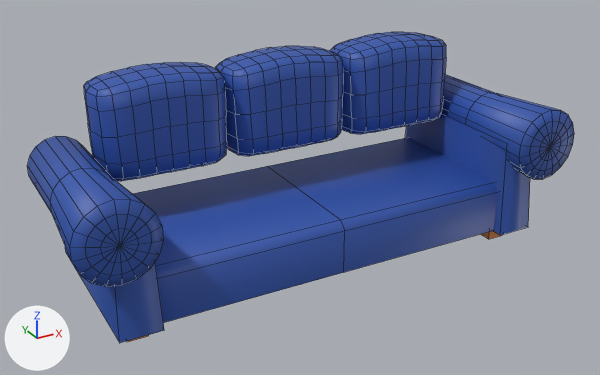
The FBX model womanGameJam2025/Assets/Assets/Props/Soffa.fbx, before and after one commit.
One viewpoint serves both versions: a 50 mm lens placed at (-1.86, -3.28, 2.07), pointed at (-0.05, 0.01, 0.42). The lights are fixed; the arrows at lower left show +X, +Y and +Z. Mesh edges are drawn as thin lines. Where no turn or scale is listed for an object, it has been applied to the vertices.
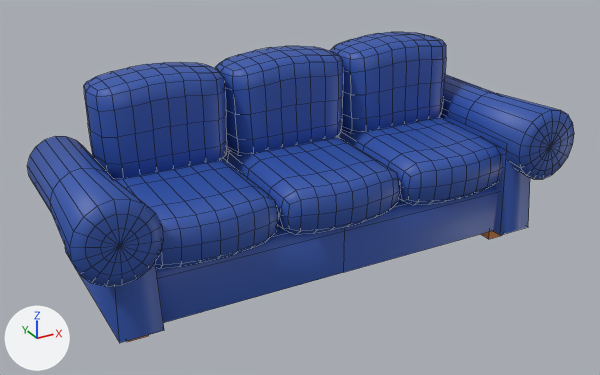
Location of each change, (x1, y1, x2, y2) in pixels of the pictures (600 x 375 px):
'Cube.008', added (blue): after (116, 117, 503, 268)

The change, as a diff of the scene's bpy script:
```diff
--- a/womanGameJam2025/Assets/Assets/Props/Soffa.fbx.py
+++ b/womanGameJam2025/Assets/Assets/Props/Soffa.fbx.py
@@ me_cube_029 @@
+me_cube_029.from_pydata(...)  # 415 vertices, 384 faces; spans x -0.97..0.99, y -0.38..0.52, z 0.32..0.59
+me_cube_029.materials.append(mat_blue)  # blue #3054ab
@@ ob_cube_008 @@
+ob_cube_008 = bpy.data.objects.new('Cube.008', me_cube_029)
+ob_cube_008.location = (0.0, 0.0, 0.0)
```
